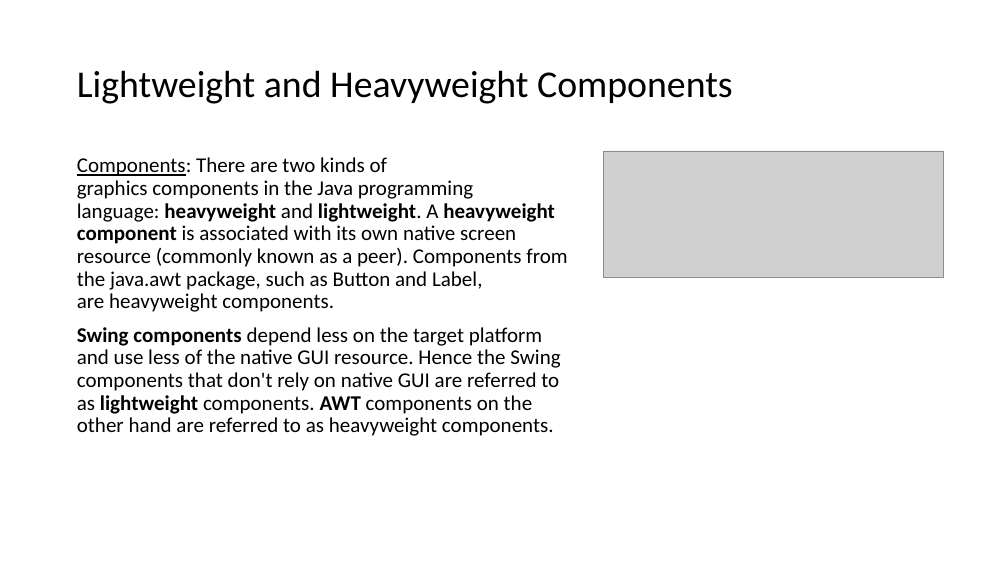
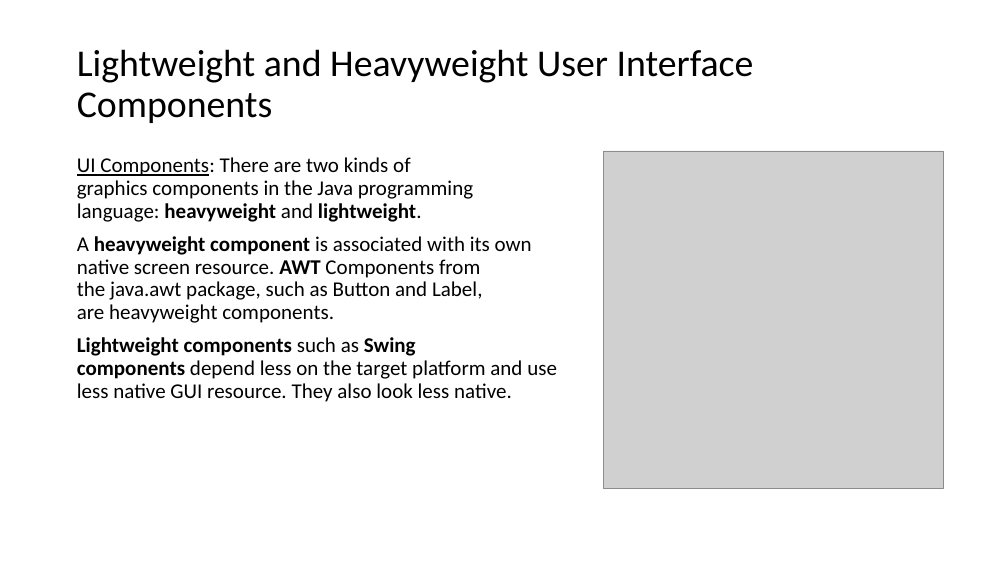
Before and after one commit to EricJPogue/www-epogue-info, a slide deck: slide 6 of CPSC-24500/Week03/2017SpringW03Slides.pptx (slide 4 before the commit). Drawn at 1008x567 pixels with LibreOffice and Linux fonts; fonts in the diff are those of the drawing; grey boxes stand for pictures. Boxes give left, top, right and bottom in pixels: in the first picture for what was removed or moved away, otherwise in the second. Text is boxed around its words. In the diff, an @@ line names an element or a change of style, - is before the commit and + after.

```diff
--- a/CPSC-24500/Week03/2017SpringW03Slides.pptx
+++ b/CPSC-24500/Week03/2017SpringW03Slides.pptx
@@ title at (x1=77, y1=49, x2=754, y2=123): text changed @@
-Lightweight and Heavyweight Components
+Lightweight and Heavyweight User Interface Components
@@ text at (x1=77, y1=157, x2=557, y2=402): text changed @@
-Components: There are two kinds of graphics components in the Java programming language: heavyweight and lightweight. A heavyweight component is associated with its own native screen resource (commonly known as a peer). Components from the java.awt package, such as Button and Label, are heavyweight components.
-Swing components depend less on the target platform and use less of the native GUI resource. Hence the Swing components that don't rely on native GUI are referred to as lightweight components. AWT components on the other hand are referred to as heavyweight components.
+UI Components: There are two kinds of graphics components in the Java programming language: heavyweight and lightweight.
+A heavyweight component is associated with its own native screen resource. AWT Components from the java.awt package, such as Button and Label, are heavyweight components.
+Lightweight components such as Swing components depend less on the target platform and use less native GUI resource. They also look less native.
@@ picture removed at (x1=603, y1=151, x2=944, y2=278) @@
@@ picture added at (x1=603, y1=151, x2=944, y2=488) @@
```
Also in this commit, not shown: 3 other slides changed, 17 slides added, 9 slides removed, 5 other files.
